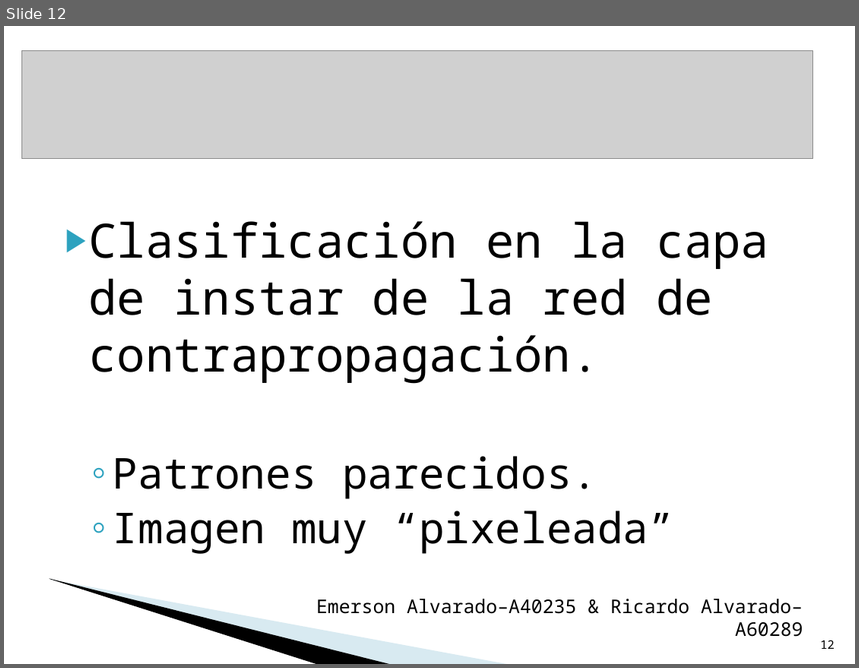
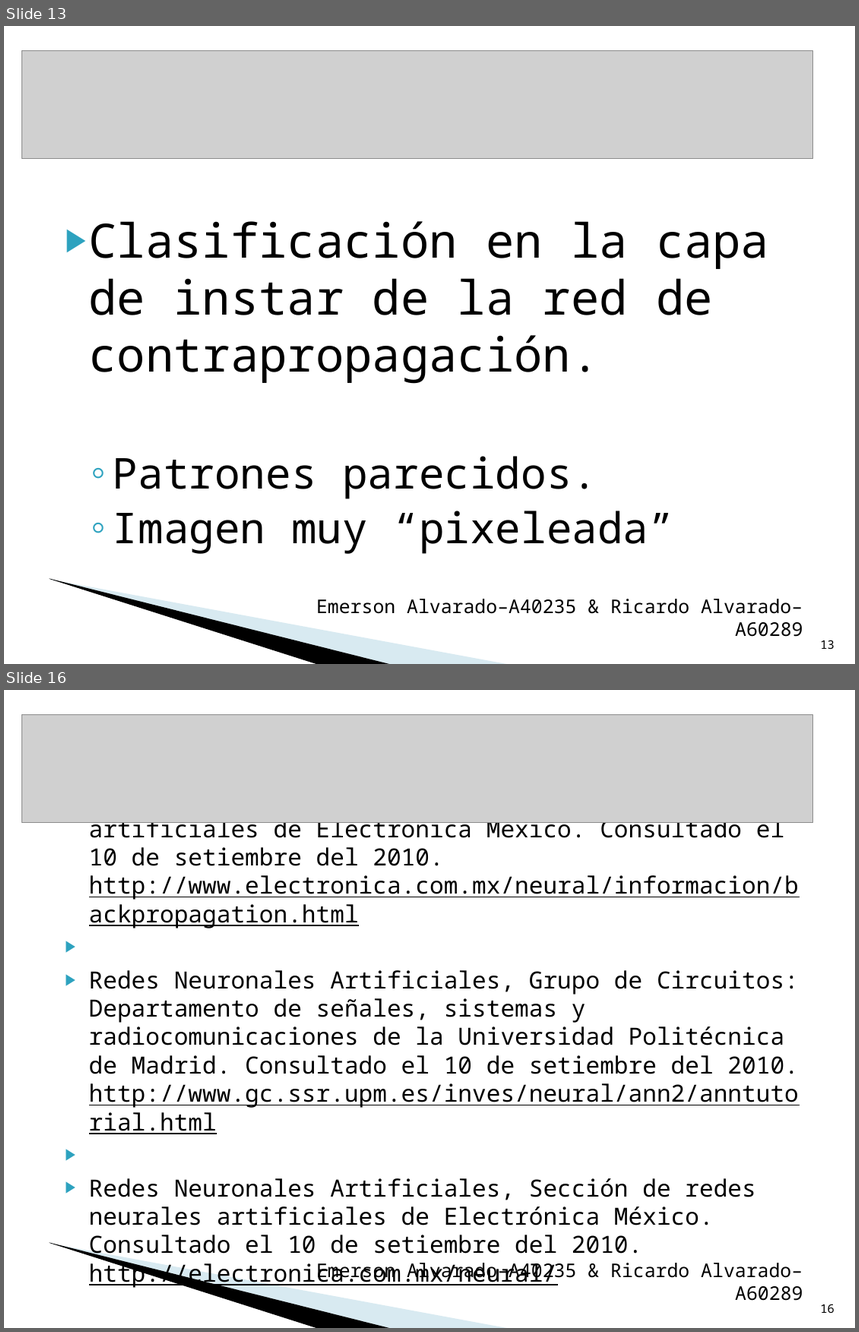
Before and after one commit to rijoalvi/proyectoparadigmas, a slide deck: Presentacion.ppt. Shown one above the other, each under a label of ours: slide 12 before the commit, slides 13 and 16 after it; the slides between them are not shown. The pictures are 859x668 and 859x1332 pixels, drawn with LibreOffice and Linux fonts; fonts in the diff are those of the drawing; grey boxes stand for pictures; background and template pictures are left out. Boxes give left, top, right and bottom in pixels: in the first picture for what was removed or moved away, otherwise in the second. Text is boxed around its words. In the diff, an @@ line names an element or a change of style, - is before the commit and + after.

```diff
--- a/Presentacion.ppt
+++ b/Presentacion.ppt
@@ slide 16 added at [4,690,855,1328], background #FFFFFF; not listed: 2 template elements that a slide beside it also shows @@
@@ picture added at [22,714,813,823] @@
@@ text added at [89,815,799,1288], 20 pt, text #000000 @@
+▶ Backpropagation, Sección de redes neurales artificiales de Electrónica México. Consultado el 10 de setiembre del 2010. http://www.electronica.com.mx/neural/informacion/backpropagation.html
+▶ Redes Neuronales Artificiales, Grupo de Circuitos: Departamento de señales, sistemas y radiocomunicaciones de la Universidad Politécnica de Madrid. Consultado el 10 de setiembre del 2010. http://www.gc.ssr.upm.es/inves/neural/ann2/anntutorial.html
+▶ Redes Neuronales Artificiales, Sección de redes neurales artificiales de Electrónica México. Consultado el 10 de setiembre del 2010. http://electronica.com.mx/neural/
@@ text added at [316,1263,803,1301], 16 pt, text #000000 @@
+Emerson Alvarado–A40235 & Ricardo Alvarado–A60289
@@ page number added at [820,1304,835,1313], 10 pt, text #000000 @@
+16
@@ what was slide 12 is now slide 13 @@
@@ page number at [820,640,835,649]: text changed @@
-12
+13
```
Also in this commit, not shown: 3 slides changed, 5 other slides added, 2 slides removed, 3 other files.
